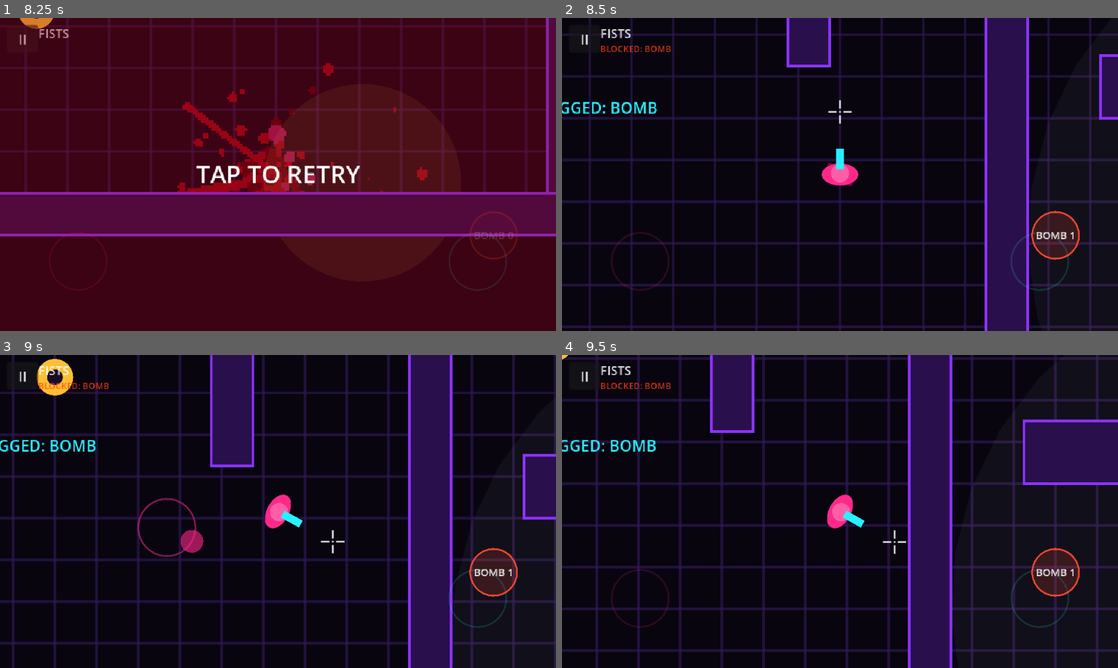
Above: before the commit, frames 1-4 (two rows, left to right).
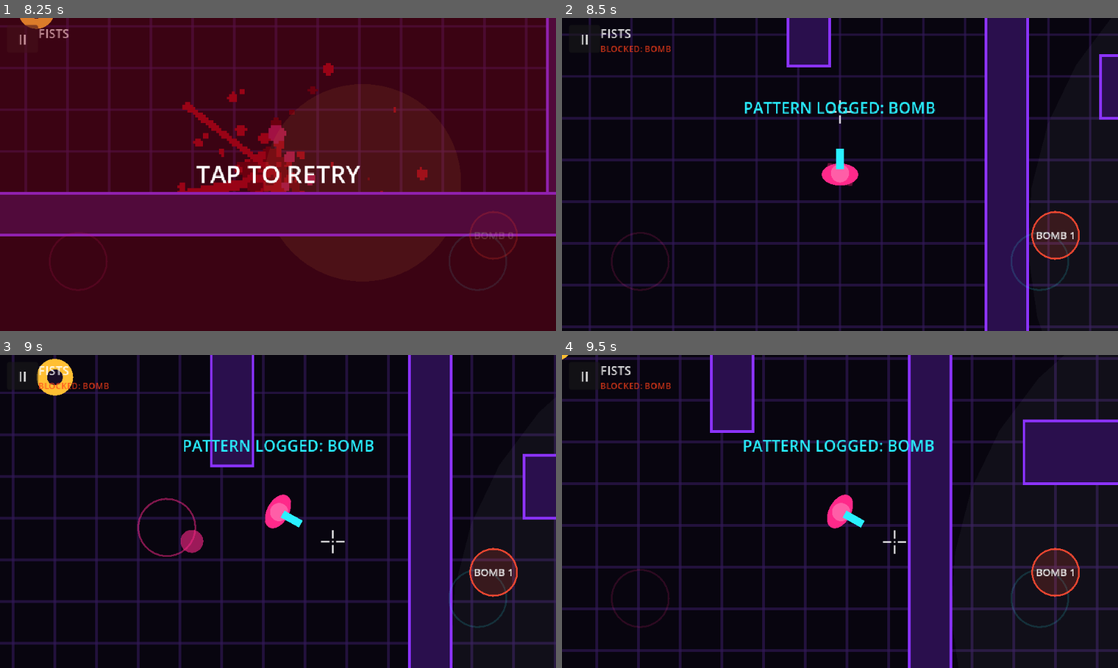
Above: after the commit, the same moments.

Repository: Evildodo3301/cyberhouse
Game: Godot game, scene res://scenes/main.tscn
Same seed, same stepped clock (60 frames per second), same inputs: the game is played once before the commit and once after it.
Inputs (mouse positions are in pixels of both pictures, inside the frame that each line leads up to):
- Up to frame 1 (8.25 s): click "II" at 0.5 s; click "▶" at 1.25 s; tap Enter at 2, 8 s; move the mouse to (400, 158) at 2.02 s; hold D (move_right) 2.03-2.75 s; tap Space (attack) at 2.1, 3.8, 4.25, 5.3, 6.8 s; click (400, 158) at 2.17 s; drag from (166, 190) to (250, 237) at 2.77 s; move the mouse to (333, 105) at 3.52 s; hold D (move_right) 3.53-4.25 s; tap Left (aim_left) at 3.6 s; drag from (250, 237) to (111, 127) at 4.27 s; move the mouse to (444, 221) at 5.02 s; hold A (move_left) 5.03-5.75 s; tap Up (aim_up) at 5.1 s; drag from (111, 127) to (194, 96) at 5.77 s; move the mouse to (305, 174) at 6.52 s; hold S (move_down) 6.53-7.25 s; tap E (throw_bomb) at 6.6 s; click (305, 174) at 6.67 s; drag from (194, 96) to (166, 190) at 7.27 s; move the mouse to (400, 158) at 8.02 s; hold W (move_up) from 8.03 s (still down); tap B at 8.1 s
- Up to frame 2 (8.5 s): keep holding W (move_up); tap Space (attack) at 8.3 s
- Up to frame 3 (9 s): release W (move_up) at 8.75 s; drag from (166, 527) to (250, 574) at 8.77 s
- Up to frame 4 (9.5 s): no input

Frame 1 is identical in both runs. In frame 2, 1.1% of the frame differs, in the area x 0-68%, y 26-31%; in frame 3, 1.0%; in frame 4, 1.0%.

Commit message:
Cop and civilian sprites for the grunts, corpse sprites, credits; bump to 0.3.0
Grunts use E.Vater's top-down sheets (credited in CREDITS.md): cop by
default, civilian on the patrolling grunt. Walk cycle while moving, an
arm-forward frame for the punch wind-up, a corpse pose when knocked down.
Dead grunts leave a sheet corpse on the gore layer (burst head for gun and
bomb kills at full blood). A thin dark outline keeps them readable over
blood. Overlays (eyes, barks, telegraphs) moved above the sprite. The
PATTERN LOGGED message is now centred on screen.

Co-Authored-By: Claude Opus 5.5 (1M context) <noreply@anthropic.com>
Claude-Session: https://claude.ai/code/session_01NRYTnNTQ9YXp86yos9nk5w

Diff:
--- a/scenes/enemies/grunt.tscn
+++ b/scenes/enemies/grunt.tscn
@@ -1,8 +1,9 @@
-[gd_scene load_steps=5 format=3]
+[gd_scene load_steps=6 format=3]
 
 [ext_resource type="Script" path="res://scripts/enemies/grunt.gd" id="1_grunt"]
 [ext_resource type="Resource" path="res://data/grunt_settings.tres" id="2_settings"]
 [ext_resource type="Resource" path="res://data/weapons/pistol.tres" id="3_pistol"]
+[ext_resource type="Texture2D" path="res://assets/characters/cop.png" id="4_cop"]
 
 [sub_resource type="CircleShape2D" id="CircleShape2D_body"]
 radius = 7.0
@@ -14,6 +15,7 @@
 script = ExtResource("1_grunt")
 settings = ExtResource("2_settings")
 carried_weapon = ExtResource("3_pistol")
+sheet = ExtResource("4_cop")
 
 [node name="CollisionShape2D" type="CollisionShape2D" parent="."]
 shape = SubResource("CircleShape2D_body")
--- a/scenes/main.tscn
+++ b/scenes/main.tscn
@@ -11,6 +11,7 @@
 [ext_resource type="PackedScene" path="res://scenes/props/swing_door.tscn" id="9_door"]
 [ext_resource type="PackedScene" path="res://scenes/enemies/grunt.tscn" id="10_grunt"]
 [ext_resource type="PackedScene" path="res://scenes/weapons/weapon_pickup.tscn" id="11_pickup"]
+[ext_resource type="Texture2D" path="res://assets/characters/civilian.png" id="12_civilian"]
 
 [node name="Main" type="Node2D"]
 script = ExtResource("1_main")
@@ -41,6 +42,8 @@
 [node name="GruntPatrol" parent="." instance=ExtResource("10_grunt")]
 position = Vector2(360, 40)
 patrol_points = Array[Vector2]([Vector2(450, 40), Vector2(450, 150), Vector2(330, 145), Vector2(360, 40)])
+sheet = ExtResource("12_civilian")
+sheet_rows = 2
 
 [node name="GruntGuard" parent="." instance=ExtResource("10_grunt")]
 position = Vector2(440, 270)
--- a/scripts/enemies/grunt.gd
+++ b/scripts/enemies/grunt.gd
@@ -27,7 +27,17 @@
 @export var patrol_points: Array[Vector2] = []
 ## Which way a guard faces at the start (degrees, 0 = right, 90 = down).
 @export var start_facing_degrees: float = 0.0
-@export var body_color: Color = Color(0.45, 0.85, 0.35)   # toxic green
+@export var body_color: Color = Color(0.45, 0.85, 0.35)   # toxic green (placeholder only)
+
+@export_group("Look")
+## Sprite sheet: 64 x 64 cells, 12 per row, drawn facing up. Row 1 = walk
+## cycle, row 2 = corpses (odd columns have a burst head). Empty = placeholder shapes.
+@export var sheet: Texture2D
+@export var sheet_rows: int = 3
+## Sheet pixels to room pixels (the walking body is ~23 px wide in the sheet).
+@export var sprite_scale: float = 0.6
+## Room pixels walked per walk-cycle frame.
+@export var stride_per_frame: float = 4.0
 ## The gun it drops when it dies (it still fights with fists for now).
 ## Empty = drops nothing.
 @export var carried_weapon: WeaponData
@@ -61,6 +71,15 @@
 var _flee_time: float = 0.0
 
 const SCATTER_TIME := 1.2   # a little longer than the bomb fuse
+const SHEET_COLUMNS := 12
+const PUNCH_FRAME := 3          # walk frame with one arm thrown forward
+const KNOCKED_FRAME := SHEET_COLUMNS   # first corpse pose, no blood
+const CLEAN_CORPSES := [0, 2, 4, 6, 8, 9, 10, 11]
+const OUTLINE := preload("res://shaders/outline.gdshader")
+
+var _sprite: Sprite2D
+var _overlay: Node2D   # eyes, "!", barks and telegraphs, drawn above the sprite
+var _walked: float = 0.0
 
 @onready var agent: NavigationAgent2D = $NavigationAgent2D
 
@@ -79,6 +98,21 @@
 	if not active_counters.is_empty():
 		tell_color = TacticTracker.settings.adapted_eye_color
 	Game.bomb_landed.connect(_on_bomb_landed)
+	_overlay = Node2D.new()
+	_overlay.z_index = 1
+	_overlay.draw.connect(_draw_overlay)
+	if sheet:
+		_sprite = Sprite2D.new()
+		_sprite.texture = sheet
+		_sprite.hframes = SHEET_COLUMNS
+		_sprite.vframes = sheet_rows
+		_sprite.scale = Vector2.ONE * sprite_scale
+		_sprite.texture_filter = CanvasItem.TEXTURE_FILTER_NEAREST
+		var material := ShaderMaterial.new()
+		material.shader = OUTLINE
+		_sprite.material = material
+		add_child(_sprite)
+	add_child(_overlay)
 
 
 ## True if the room has blocked `tactic` and this grunt should counter it.
@@ -107,7 +141,9 @@
 	if _flee_time > 0.0 and state != State.KNOCKED_DOWN:
 		_scatter(delta)
 		move_and_slide()
+		_update_sprite(delta)
 		queue_redraw()
+		_overlay.queue_redraw()
 		return
 
 	match state:
@@ -142,7 +178,9 @@
 			if _state_time >= settings.knockdown_time:
 				_enter(State.CHASE if sees else State.SEARCH)
 	move_and_slide()
+	_update_sprite(delta)
 	queue_redraw()
+	_overlay.queue_redraw()
 
 
 func _enter(new_state: State) -> void:
@@ -299,7 +337,7 @@
 	_report_death(attacker, weapon, state_name)
 	var gore := get_tree().get_first_node_in_group("gore")
 	if gore:
-		gore.add_kill(global_position + direction * 8.0, direction, body_color, weapon)
+		gore.add_kill(global_position + direction * 8.0, direction, body_color, weapon, _corpse())
 	visible = false
 	_drop_weapon(direction)
 	Game.enemy_died.emit(self)
@@ -469,6 +507,40 @@
 		_enter(State.CHASE if _get_player() else State.SEARCH)
 
 
+# ------------------------------------------------------------------ sprite
+
+## Picks the sheet frame: walk cycle while moving, punch pose in the wind-up,
+## lying pose when knocked down. The sheet faces up, so turn by +90 degrees.
+func _update_sprite(delta: float) -> void:
+	if _sprite == null:
+		return
+	if state == State.KNOCKED_DOWN:
+		_sprite.frame = KNOCKED_FRAME
+		return
+	_sprite.rotation = facing.angle() + PI * 0.5
+	if state == State.ATTACK and not _struck:
+		_sprite.frame = PUNCH_FRAME
+	elif velocity.length() > 5.0:
+		_walked += velocity.length() * delta
+		_sprite.frame = int(_walked / stride_per_frame) % SHEET_COLUMNS
+	else:
+		_sprite.frame = 0
+
+
+## The corpse the gore layer paints when it dies (empty = placeholder shapes).
+func _corpse() -> Dictionary:
+	if sheet == null:
+		return {}
+	var clean: int = CLEAN_CORPSES.pick_random()
+	var burst: int = [1, 3, 5, 7].pick_random()
+	return {
+		"texture": sheet,
+		"region": Rect2(clean * 64, 64, 64, 64),
+		"burst_region": Rect2(burst * 64, 64, 64, 64),
+		"scale": sprite_scale,
+	}
+
+
 # ---------------------------------------------------------------- drawing
 # Placeholder shapes until the Art Director's sprites arrive (M5).
 
@@ -481,7 +553,8 @@
 			cone.append(Vector2.from_angle(angle - half + 2.0 * half * i / 8.0) * settings.vision_range)
 		var alert := state in [State.ALERT, State.CHASE, State.ATTACK]
 		draw_colored_polygon(cone, Color(1, 0.2, 0.2, 0.07) if alert else Color(1, 1, 1, 0.04))
-
+	if _sprite:
+		return   # the sprite shows the body
 	if state == State.KNOCKED_DOWN:
 		# Lying on the floor.
 		draw_set_transform(Vector2.ZERO, angle)
@@ -489,32 +562,37 @@
 		draw_circle(Vector2(8, 0), 3.5, body_color.darkened(0.3))
 		draw_set_transform(Vector2.ZERO, 0.0)
 		return
-
 	draw_circle(Vector2.ZERO, 7.0, body_color)
 	draw_line(Vector2.ZERO, facing * 9.0, Color(0.1, 0.1, 0.1), 3.0)
+
+
+## Everything drawn on top of the body: gun, eyes, warnings and barks.
+func _draw_overlay() -> void:
+	var o := _overlay
+	if state == State.KNOCKED_DOWN:
+		return
 	if carried_weapon:
 		# The gun it will drop, held at its side.
 		var hand := facing.orthogonal() * 5.0 + facing * 6.0
-		draw_line(hand, hand + facing * 6.0, carried_weapon.color, 2.5)
+		o.draw_line(hand, hand + facing * 6.0, carried_weapon.color, 2.5)
 	if tell_color.a > 0.0:
 		# Glowing eyes: this grunt has learned your moves.
-		var eyes := facing * 4.5
-		draw_circle(eyes, 5.0, Color(tell_color, 0.25))
-		draw_circle(eyes + facing.orthogonal() * 2.0, 1.4, tell_color)
-		draw_circle(eyes - facing.orthogonal() * 2.0, 1.4, tell_color)
+		var eyes := facing * 3.0
+		o.draw_circle(eyes, 3.5, Color(tell_color, 0.25))
+		o.draw_circle(eyes + facing.orthogonal() * 2.0, 1.4, tell_color)
+		o.draw_circle(eyes - facing.orthogonal() * 2.0, 1.4, tell_color)
 	if _bark_time > 0.0:
 		# The counter it is using right now.
 		var bark_color := tell_color if tell_color.a > 0.0 else Color(1, 0.9, 0.2)
-		draw_string(ThemeDB.fallback_font, Vector2(-16, -24), _bark_text, HORIZONTAL_ALIGNMENT_CENTER, 32, 8, Color(bark_color, minf(_bark_time * 3.0, 1.0)))
-
+		o.draw_string(ThemeDB.fallback_font, Vector2(-16, -24), _bark_text, HORIZONTAL_ALIGNMENT_CENTER, 32, 8, Color(bark_color, minf(_bark_time * 3.0, 1.0)))
 	if state == State.ALERT:
 		# The "!" warning.
-		draw_line(Vector2(0, -20), Vector2(0, -13), Color(1, 0.9, 0.2), 2.5)
-		draw_circle(Vector2(0, -10), 1.3, Color(1, 0.9, 0.2))
+		o.draw_line(Vector2(0, -20), Vector2(0, -13), Color(1, 0.9, 0.2), 2.5)
+		o.draw_circle(Vector2(0, -10), 1.3, Color(1, 0.9, 0.2))
 	elif state == State.ATTACK and not _struck:
 		# Wind-up telegraph: a red arc where the swing will land.
 		var half_arc := deg_to_rad(settings.attack_arc_degrees * 0.5)
 		var a := _attack_direction.angle()
-		draw_arc(Vector2.ZERO, settings.attack_range, a - half_arc, a + half_arc, 12, Color(1, 0.15, 0.1, 0.9), 2.0)
+		o.draw_arc(Vector2.ZERO, settings.attack_range, a - half_arc, a + half_arc, 12, Color(1, 0.15, 0.1, 0.9), 2.0)
 	elif state == State.SEARCH:
-		draw_string(ThemeDB.fallback_font, Vector2(-3, -10), "?", HORIZONTAL_ALIGNMENT_LEFT, -1, 10, Color(1, 0.9, 0.2))
+		o.draw_string(ThemeDB.fallback_font, Vector2(-3, -10), "?", HORIZONTAL_ALIGNMENT_LEFT, -1, 10, Color(1, 0.9, 0.2))
--- a/scripts/fx/gore_layer.gd
+++ b/scripts/fx/gore_layer.gd
@@ -55,13 +55,19 @@
 
 ## Paints a kill: a body lying where it fell, a pool under it and blood
 ## sprayed in the hit direction. A bomb sprays in every direction.
-func add_kill(at: Vector2, direction: Vector2, body_color: Color, weapon: String) -> void:
+## `corpse` (optional) paints a sprite instead of the placeholder shapes:
+## {"texture": Texture2D, "region": Rect2, "burst_region": Rect2, "scale": float}.
+## The sprite is drawn head-first along `direction`. "burst_region" (a burst
+## head) is used for gun and bomb kills when blood is set to FULL.
+func add_kill(at: Vector2, direction: Vector2, body_color: Color, weapon: String, corpse: Dictionary = {}) -> void:
 	kill_count += 1
 	_pending.append({
 		"at": to_local(at),
 		"direction": direction.normalized() if direction != Vector2.ZERO else Vector2.RIGHT,
 		"body_color": body_color,
 		"explosive": weapon == "bomb",
+		"burst": weapon != "melee",
+		"corpse": corpse,
 	})
 	_painter.queue_redraw()
 	_viewport.render_target_update_mode = SubViewport.UPDATE_ONCE
@@ -86,7 +92,11 @@
 				pass
 		# Torn-apart bodies only at FULL; otherwise a bomb leaves an intact body.
 		var torn: bool = stamp.explosive and Game.blood_level == Game.BloodLevel.FULL
-		_paint_body(stamp.at, stamp.direction, stamp.body_color, torn)
+		if stamp.corpse.is_empty():
+			_paint_body(stamp.at, stamp.direction, stamp.body_color, torn)
+		else:
+			var gory: bool = stamp.burst and Game.blood_level == Game.BloodLevel.FULL
+			_paint_corpse(stamp.at, stamp.direction, stamp.corpse, gory)
 
 
 func _paint_blood(at: Vector2, direction: Vector2, explosive: bool) -> void:
@@ -132,6 +142,15 @@
 	_painter.draw_set_transform(Vector2.ZERO, 0.0)
 
 
+## A corpse sprite. Sheets draw bodies head-up, so turn "up" to the hit direction.
+func _paint_corpse(at: Vector2, direction: Vector2, corpse: Dictionary, gory: bool) -> void:
+	var region: Rect2 = corpse.burst_region if gory else corpse.region
+	var size: Vector2 = region.size
+	_painter.draw_set_transform(at, direction.angle() + PI * 0.5, Vector2.ONE * corpse.scale)
+	_painter.draw_texture_rect_region(corpse.texture, Rect2(-size * 0.5, size), region)
+	_painter.draw_set_transform(Vector2.ZERO, 0.0)
+
+
 ## A random lumpy circle, as a polygon.
 func _blob(center: Vector2, min_radius: float, max_radius: float) -> PackedVector2Array:
 	var points := PackedVector2Array()
--- a/scripts/ui/pattern_logged.gd
+++ b/scripts/ui/pattern_logged.gd
@@ -17,10 +17,7 @@
 func _ready() -> void:
 	layer = 6
 	_message = _make_label(18, glitch_color)
-	_message.set_anchors_preset(Control.PRESET_CENTER_TOP)
 	_message.horizontal_alignment = HORIZONTAL_ALIGNMENT_CENTER
-	_message.position = Vector2(-160, 90)
-	_message.size = Vector2(320, 60)
 	_blocked = _make_label(10, Color(glitch_color, 0.8))
 	_blocked.position = Vector2(44, 28)   # under the weapon name
 	refresh()
@@ -46,6 +43,13 @@
 	_message.text = "\n".join(new_blocks.map(func(t): return "PATTERN LOGGED: " + pretty(t)))
 	_message.visible = true
 	_time_left = show_time
+	_place_message(Vector2.ZERO)
+
+
+## Centred across the screen, a little below the top, nudged by `jitter`.
+func _place_message(jitter: Vector2) -> void:
+	_message.size = Vector2(get_viewport().get_visible_rect().size.x, 60)
+	_message.position = Vector2(0, 90) + jitter
 
 
 static func pretty(tactic: StringName) -> String:
@@ -60,6 +64,6 @@
 		_message.visible = false
 		return
 	# Glitch: jitter, colour split and the odd dropped frame.
-	_message.position = Vector2(-160, 90) + Vector2(randf_range(-3, 3), randf_range(-1.5, 1.5))
+	_place_message(Vector2(randf_range(-3, 3), randf_range(-1.5, 1.5)))
 	_message.modulate = Color(1, 1, 1, 0.0 if randf() < 0.12 else 1.0)
 	_message.add_theme_color_override("font_color", glitch_color if randf() < 0.8 else Color(0.16, 0.94, 1.0))
--- /dev/null
+++ b/shaders/outline.gdshader
@@ -0,0 +1,21 @@
+shader_type canvas_item;
+// A thin dark outline around a sprite, so characters stay readable on top
+// of blood and busy floors.
+
+uniform vec4 outline_color : source_color = vec4(0.04, 0.0, 0.08, 1.0);
+uniform float width = 1.0;
+
+void fragment() {
+	vec4 color = texture(TEXTURE, UV);
+	if (color.a < 0.5) {
+		vec2 step_size = TEXTURE_PIXEL_SIZE * width;
+		float around = texture(TEXTURE, UV + vec2(step_size.x, 0.0)).a
+			+ texture(TEXTURE, UV - vec2(step_size.x, 0.0)).a
+			+ texture(TEXTURE, UV + vec2(0.0, step_size.y)).a
+			+ texture(TEXTURE, UV - vec2(0.0, step_size.y)).a;
+		if (around > 0.0) {
+			color = outline_color;
+		}
+	}
+	COLOR = color;
+}
Binary file added: assets/characters/civilian.png
Not shown, added: assets/characters/civilian.png.import
Binary file added: assets/characters/cop.png
Not shown, added: assets/characters/cop.png.import
Not shown, changed: export_presets.cfg
Not shown: 1 places in scenes/main.tscn that only renumber resources
Not shown, added: shaders/outline.gdshader.uid
Not shown, added: CREDITS.md
